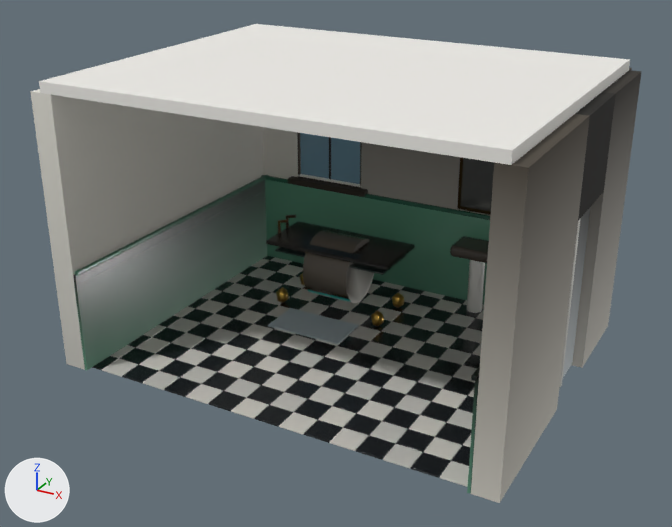
The glTF model public/yw9-ice/bath.glb as it was, and as the next commit left it.
The view is the same before and after, from a 50 mm lens placed at (4.67, -8.79, 5.42), pointed at (-0.05, -0.21, 1.14). The axes (+X, +Y, +Z) are drawn at lower left. The lights are the same throughout. The picture after the commit comes second. Vertices at exactly the same position are counted once.

Script lines for the objects in view, before the commit:
```python
ob_bath_glass_14 = bpy.data.objects.new('bath.glass.14', me_mirror_001)
ob_bath_glass_14.location = (0.0, 0.0, 0.0)
ob_bath_glass_2 = bpy.data.objects.new('bath.glass.2', me_bw0_gl_002)
ob_bath_glass_2.location = (0.0, 0.0, 0.0)
ob_bath_paint_3 = bpy.data.objects.new('bath.paint.3', me_bw0_fr_008)
ob_bath_paint_3.location = (0.0, 0.0, 0.0)
ob_bath_paint_9 = bpy.data.objects.new('bath.paint.9', me_tub_body_001)
ob_bath_paint_9.location = (0.0, 0.0, 0.0)
ob_bath_plaster_5 = bpy.data.objects.new('bath.plaster.5', me_b_back_w_004)
ob_bath_plaster_5.location = (0.0, 0.0, 0.0)
ob_bath_plaster_8 = bpy.data.objects.new('bath.plaster.8', me_b_ceiling_001)
ob_bath_plaster_8.location = (0.0, 0.0, 0.0)
ob_bath_stone_4 = bpy.data.objects.new('bath.stone.4', me_bw0_sill_001)
ob_bath_stone_4.location = (0.0, 0.0, 0.0)
ob_bath_tile_6 = bpy.data.objects.new('bath.tile.6', me_b_dado_003)
ob_bath_tile_6.location = (0.0, 0.0, 0.0)
# also in view: 'bath.fabric.15' at (-0.6, 0.2, 0.01); 'bath.tile.0' at (-0.1, 0.05, -0.01); 'bath.tile.1' at (-0.1, 0.05, -0.01); 'anim-frost' at (2.5, 0.3, 1.08); 'bath.tile.7' at (0.0, 0.0, 1.22)
```
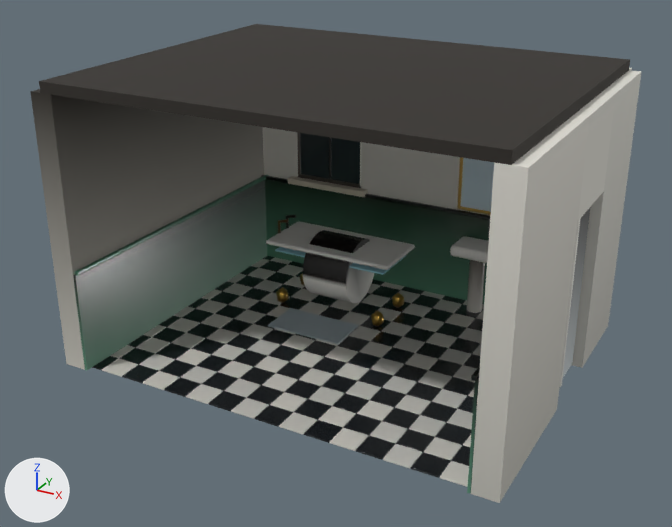
The edits, one by one:
me_bw0_gl_002 has 16 vertices, 24 faces and spans x -1.77..-0.83, y 1.9..2.1, z 1.33..2.67.
me_bw0_gl_002 is used by ob_bath_glass_2; location (0.0, 0.0, 0.0).
me_bw0_gl_002 part 1: 24 faces centred in x -1.77..-0.83, y 1.9..2.1, z 1.33..2.67 are repainted in the vertex colours; the middle colour goes from white #f9fafb to dark grey #59534c.
me_bw0_sill_001 has 112 vertices, 216 faces and spans x -1.94..-0.66, y 1.75..2.06, z 1.21..2.92.
me_bw0_sill_001 is used by ob_bath_stone_4; location (0.0, 0.0, 0.0).
me_bw0_sill_001 part 2: 108 faces centred in x -1.9..-0.7, y 1.75..1.95, z 1.21..1.29 are repainted in the vertex colours; the middle colour goes from dark grey #3f3a35 to white #f7f8f9.
me_b_back_w_004 has 60 vertices, 96 faces and spans x -2.64..2.64, y -2.0..2.14, z 0.0..3.2.
me_b_back_w_004 is used by ob_bath_plaster_5; location (0.0, 0.0, 0.0).
me_b_back_w_004 part 3: 46 faces centred in x -2.64..2.64, y -2.0..2.14, z 0.0..3.2 are repainted in the vertex colours; the middle colour goes from light grey #dedddd to light grey #d6d6d7.
me_b_back_w_004 part 4: 18 faces centred in x -2.64..-0.8, y -2.0..2.14, z 2.13..3.2 are repainted in the vertex colours; the middle colour goes from white #f7f8f9 to dark grey #5e5750.
me_b_back_w_004 part 5: 12 faces centred in x -0.8..2.64, y -2.0..2.14, z 2.13 are repainted in the vertex colours; the middle colour goes from dark grey #554f48 to white #f6f8f9.
me_b_back_w_004 part 6: 20 faces centred in x -1.47..2.64, y -1.4..2.05, z 1.3..3.2 are repainted in the vertex colours; the middle colour goes from black #1f1d1a to white #f6f7f8.
me_b_dado_003 has 24 vertices, 36 faces and spans x -2.5..2.5, y -2.0..2.0, z 0.0..1.2.
me_b_dado_003 is used by ob_bath_tile_6; location (0.0, 0.0, 0.0).
me_b_dado_003 part 7: 6 faces centred in x -2.5..2.5, y 1.83..1.86, z 0.8..1.2 are repainted in the vertex colours; the middle colour goes from white #fdfdfe to dark grey #5e5750.
me_b_dado_003 part 8: 4 faces centred in x -2.5..2.5, y 1.83..1.86, z 0.4 are repainted in the vertex colours; the middle colour goes from light grey #d8d8d9 to light grey #e4e3e1.
me_b_ceiling_001 has 8 vertices, 12 faces and spans x -2.5..2.5, y -2.0..2.0, z 3.2..3.32.
me_b_ceiling_001 is used by ob_bath_plaster_8; location (0.0, 0.0, 0.0).
me_b_ceiling_001 part 9: 12 faces centred in x -2.5..2.5, y -2.0..2.0, z 3.2..3.32 are repainted in the vertex colours; the middle colour goes from white #fbfbfc to dark grey #332f2b.
me_tub_body_001 has 220 vertices, 424 faces and spans x -1.48..1.3, y 0.48..1.83, z 0.0..0.97.
me_tub_body_001 is used by ob_bath_paint_9; location (0.0, 0.0, 0.0).
me_tub_body_001 part 10: 424 faces centred in x -1.47..1.3, y 0.48..1.83, z 0.0..0.97 are repainted in the vertex colours, in many colours.
me_mirror_001 has 56 vertices, 108 faces and spans x 0.65..1.35, y 1.815..1.845, z 1.3..2.2.
me_mirror_001 is used by ob_bath_glass_14; location (0.0, 0.0, 0.0).
me_mirror_001 part 11: 108 faces centred in x 0.65..1.35, y 1.815..1.845, z 1.3..2.2 are repainted in the vertex colours; the middle colour goes from dark grey #4f4a44 to white #f4f5f6.

Changed parts and their boxes (x1, y1, x2, y2) in the pictures (672 x 527 px):
part 1 of me_bw0_gl_002, recoloured (darker)
    both: (300, 133, 360, 184)
part 2 of me_bw0_sill_001, recoloured (dark grey to white)
    both: (288, 176, 368, 197)
part 3 of me_b_back_w_004, recoloured
    both: (30, 92, 616, 446)
part 4 of me_b_back_w_004, recoloured (white to dark grey)
    both: (30, 89, 264, 333)
part 5 of me_b_back_w_004, recoloured (dark grey to white)
    both: (454, 68, 641, 446)
part 6 of me_b_back_w_004, recoloured
    both: (298, 68, 642, 221)
part 7 of me_b_dado_003, recoloured (darker)
    both: (265, 180, 490, 280)
part 8 of me_b_dado_003, recoloured
    both: (265, 181, 486, 304)
part 9 of me_b_ceiling_001, recoloured (white to dark grey)
    both: (39, 24, 630, 165)
part 10 of me_tub_body_001, recoloured (black to grey)
    both: (266, 221, 489, 311)
part 11 of me_mirror_001, recoloured (dark grey to white)
    both: (460, 158, 494, 212)
